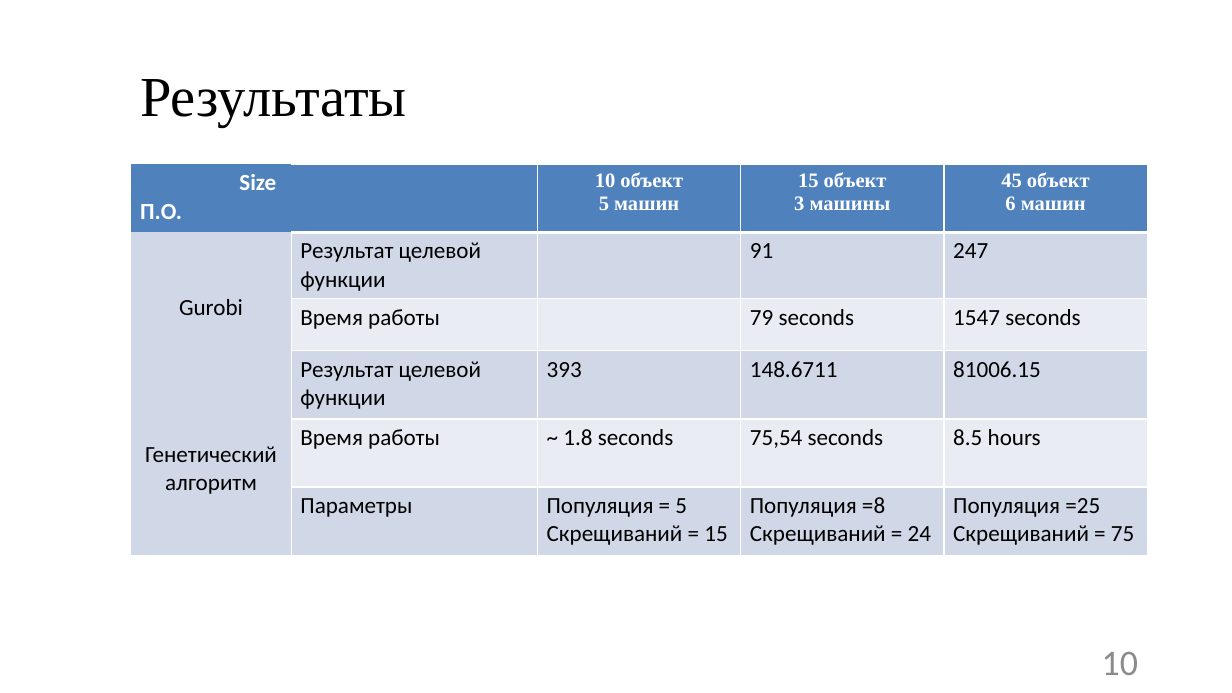
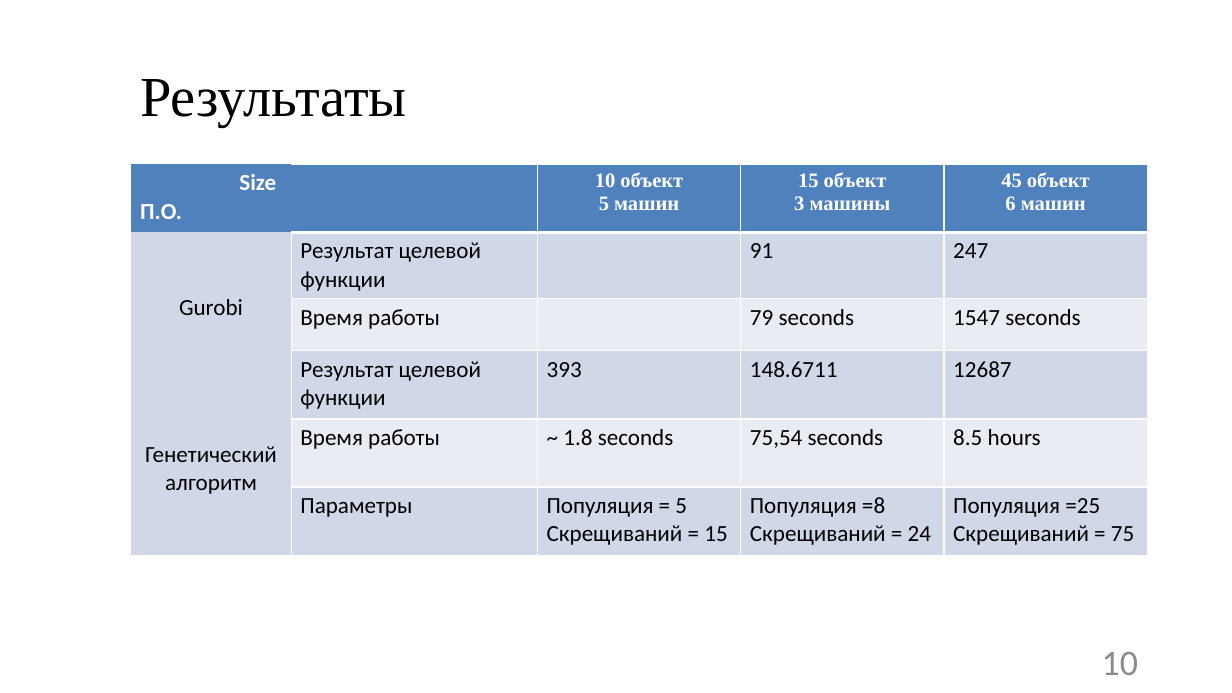
Before and after one commit to nikitka406/diplom, a slide deck: slide 10 of cpeck/diplom.pptx. Drawn at 1232x693 pixels with LibreOffice and Linux fonts; fonts in the diff are those of the drawing. Boxes give left, top, right and bottom in pixels: in the first picture for what was removed or moved away, otherwise in the second. Text is boxed around its words. In the diff, an @@ line names an element or a change of style, - is before the commit and + after.

```diff
--- a/cpeck/diplom.pptx
+++ b/cpeck/diplom.pptx
@@ table at (131,165,1148,555) @@
-row 4, column 5: 81006.15
+row 4, column 5: 12687
```
Also in this commit, not shown: 4 other files.
